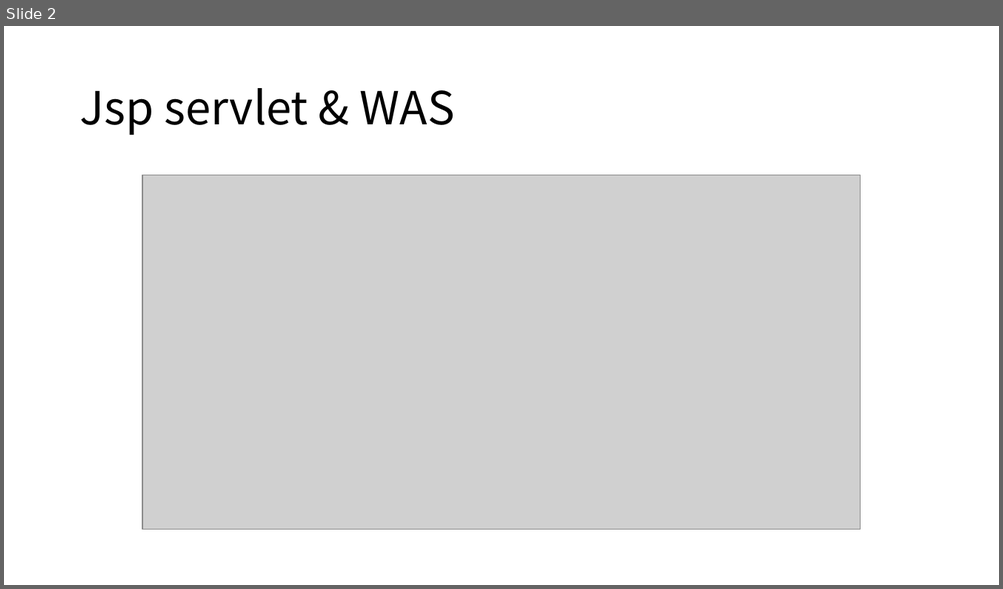
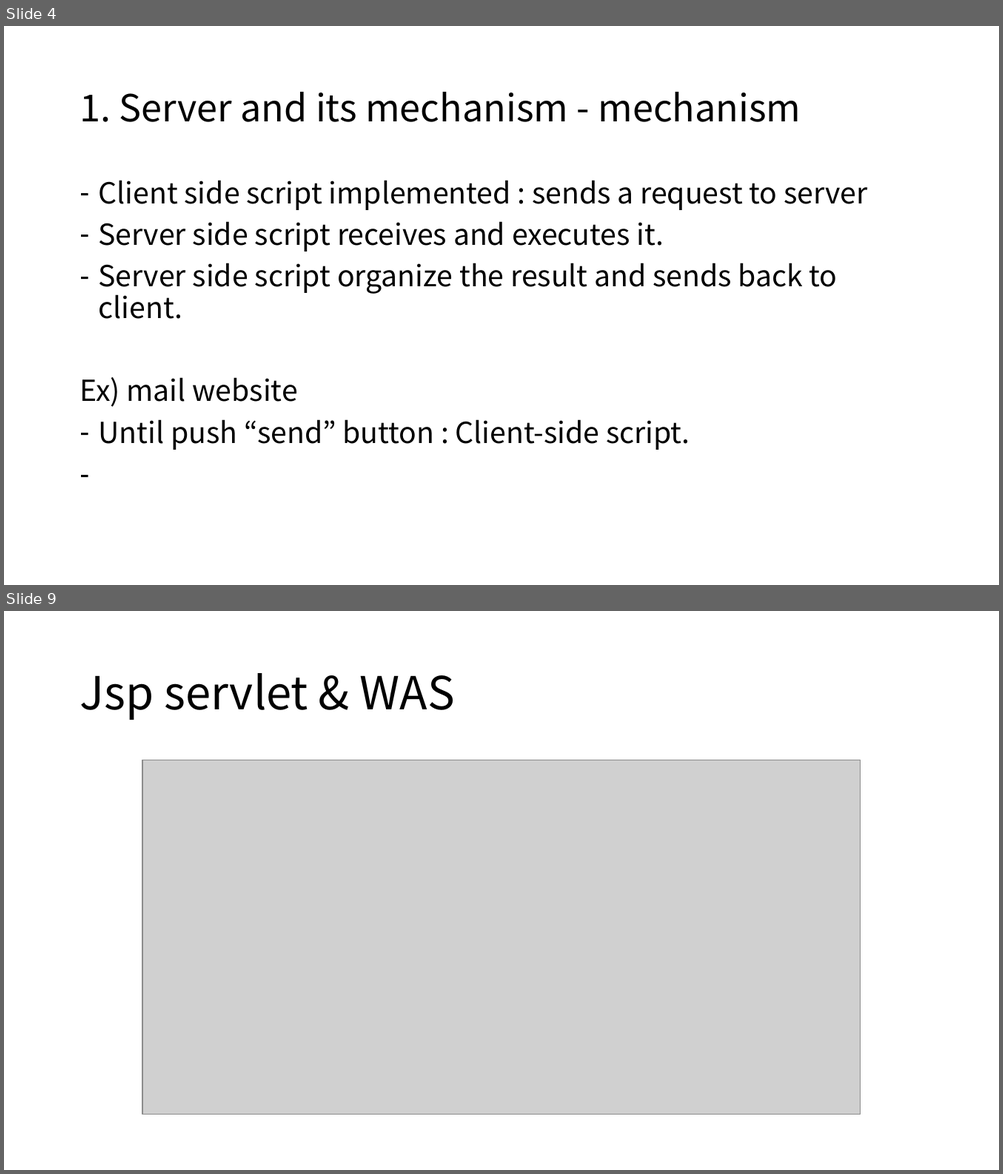
Before and after one commit to GanziDaeyong/self.seminar, a slide deck: SelfSeminar_2_ServerAndServerLanguage.pptx. Shown one above the other, each under a label of ours: slide 2 before the commit, slides 4 and 9 after it; the slides between them are not shown. The pictures are 1003x589 and 1003x1174 pixels, drawn with LibreOffice and Linux fonts; fonts in the diff are those of the drawing; grey boxes stand for pictures. Boxes give left, top, right and bottom in pixels: in the first picture for what was removed or moved away, otherwise in the second. Text is boxed around its words. In the diff, an @@ line names an element or a change of style, - is before the commit and + after.

```diff
--- a/SelfSeminar_2_ServerAndServerLanguage.pptx
+++ b/SelfSeminar_2_ServerAndServerLanguage.pptx
@@ slide 4 added at [4, 26, 999, 585], background #FFFFFF @@
@@ title added at [79, 92, 800, 122], 36 pt, text #000000 @@
+1. Server and its mechanism - mechanism
@@ text added at [79, 180, 867, 450], 28 pt, text #000000 @@
+– Client side script implemented : sends a request to server
+– Server side script receives and executes it.
+– Server side script organize the result and sends back to client.
+Ex) mail website
+– Until push “send” button : Client-side script.
@@ what was slide 2 is now slide 9 @@
```
Also in this commit, not shown: 6 other slides added, 1 other file.
